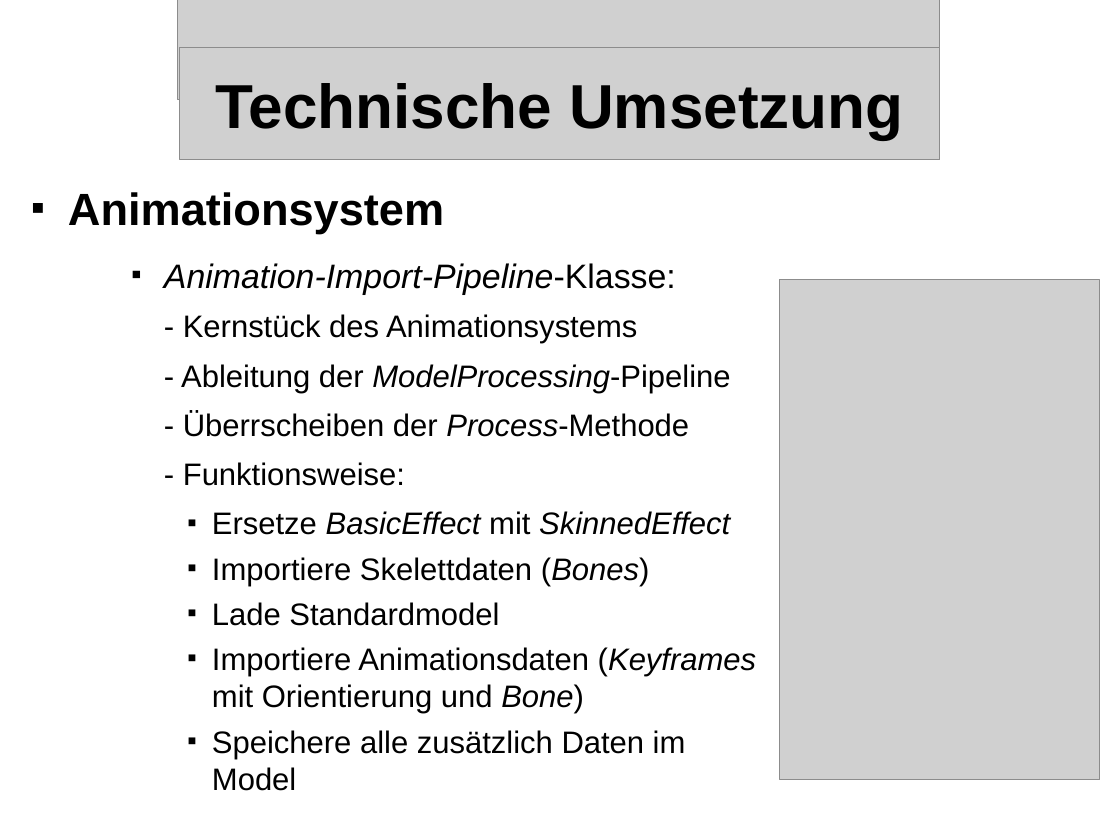
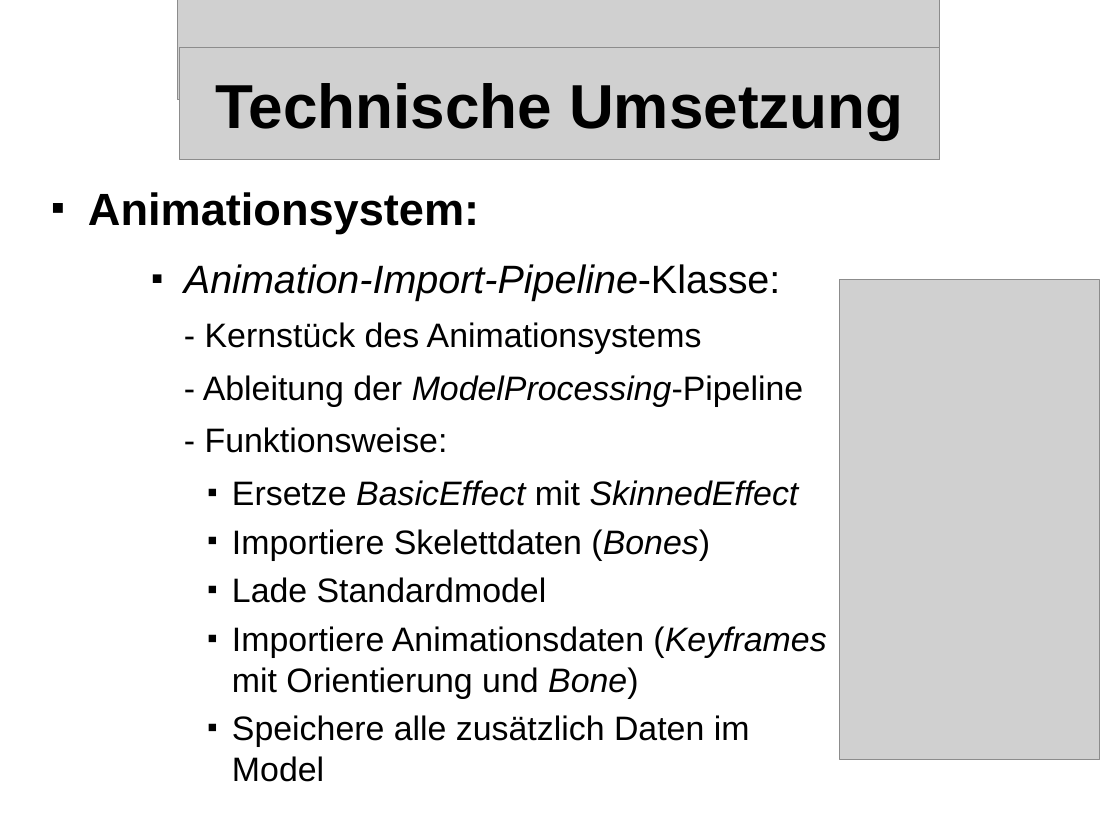
Before and after one commit to streber91/3D-Game-Project, a slide deck: slide 13 of Documents/Präsentationen/Underlord Abschlusspräsentation.odp (slide 14 before the commit). Drawn at 1120x840 pixels with LibreOffice and Linux fonts; fonts in the diff are those of the drawing; grey boxes stand for pictures; background and template pictures are left out. Boxes give left, top, right and bottom in pixels: in the first picture for what was removed or moved away, otherwise in the second. Text is boxed around its words. In the diff, an @@ line names an element or a change of style, - is before the commit and + after.

```diff
--- a/Documents/Präsentationen/Underlord Abschlusspräsentation.odp
+++ b/Documents/Präsentationen/Underlord Abschlusspräsentation.odp
@@ text "Animationsystem:": place and size @@
-text "Animationsystem:" at bbox=[68, 192, 757, 791]
+text "Animationsystem:" at bbox=[88, 192, 826, 782]
@@ text at bbox=[88, 192, 479, 233]: text changed @@
-■ Animationsystem
+■ Animationsystem:
@@ text at bbox=[184, 264, 826, 782]: size 24 to 28 pt in "Animation-Import-Pipeline-Klasse:"; size 22 to 24 pt in "- Kernstück des Animationsystems", "- Ableitung der ModelProcessing-Pipeline", "- Funktionsweise:", "Ersetze BasicEffect mit SkinnedEffect" and 4 more places @@
@@ picture: place and size @@
-picture at bbox=[781, 281, 1101, 781]
+picture at bbox=[841, 281, 1101, 760]
@@ text at bbox=[183, 411, 689, 437]: paragraph removed @@
-    - Überrscheiben der Process-Methode
```
Also in this commit, not shown: 8 other slides changed, 1 slide removed.
